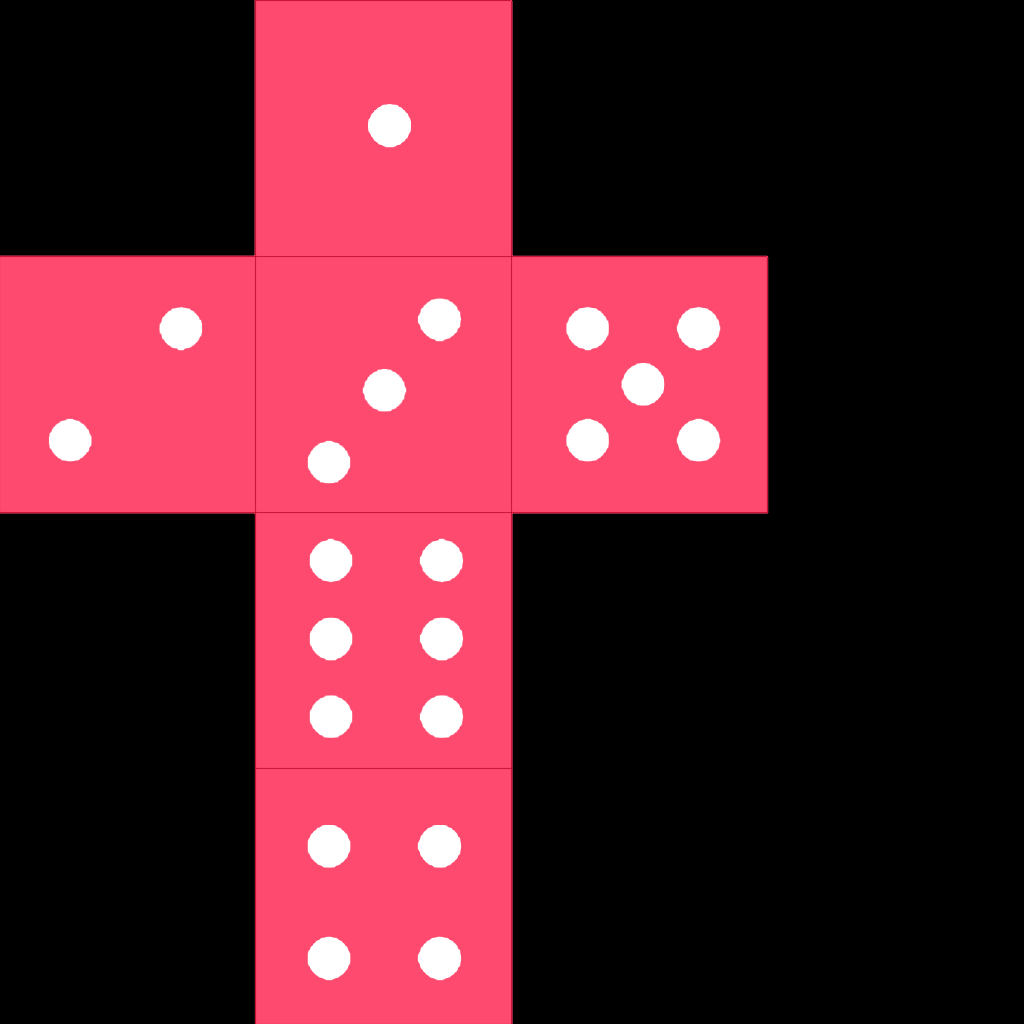
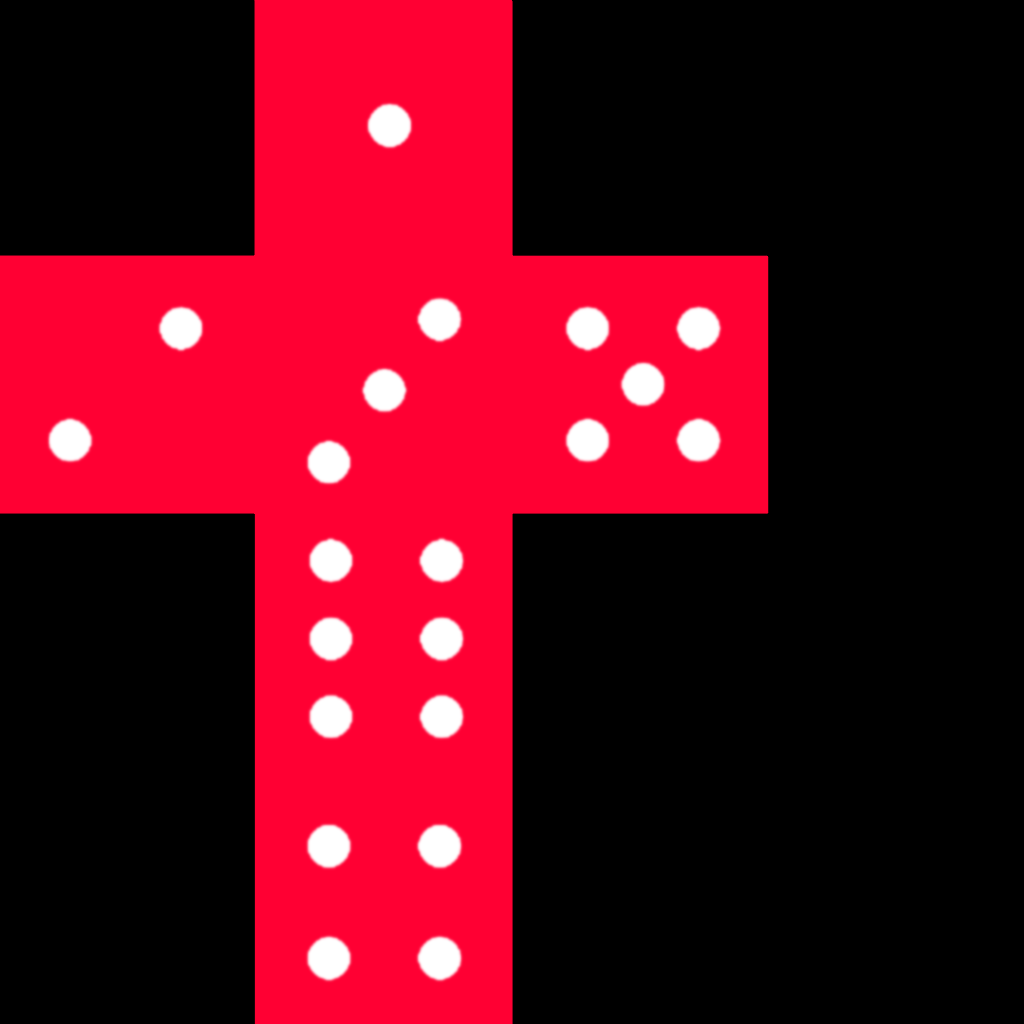
Comparing the layer stacks of the two (1024, 1024) images. Changes:
removed layer "Layer 6" over [48, 104, 721, 981]
"Layer 2": opacity 70% → 100%, painted on it over [0, 0, 769, 1024]
